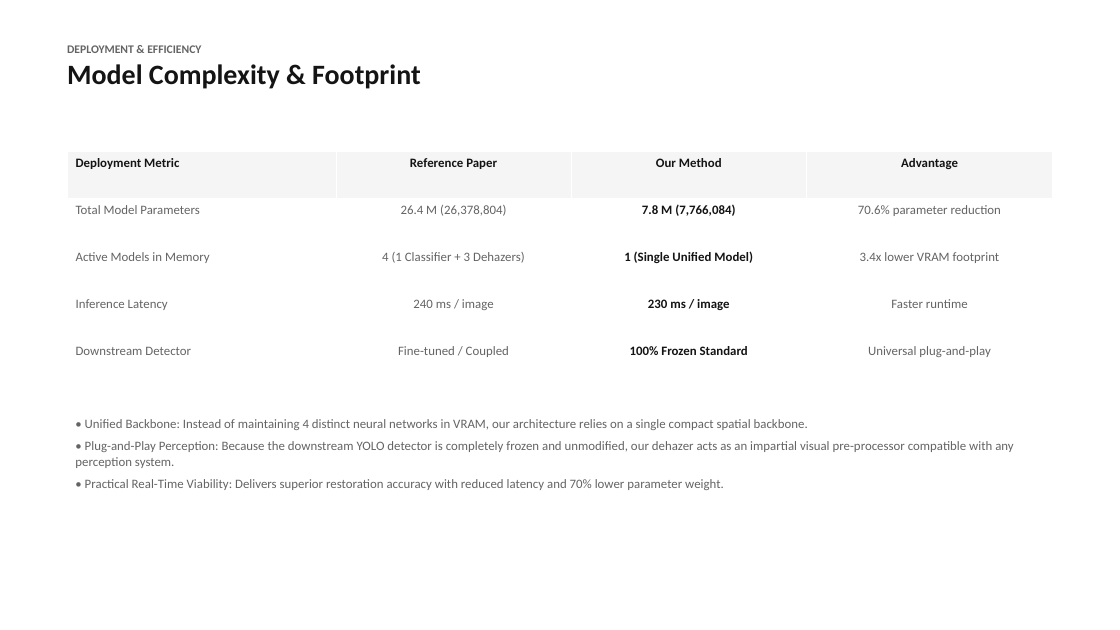
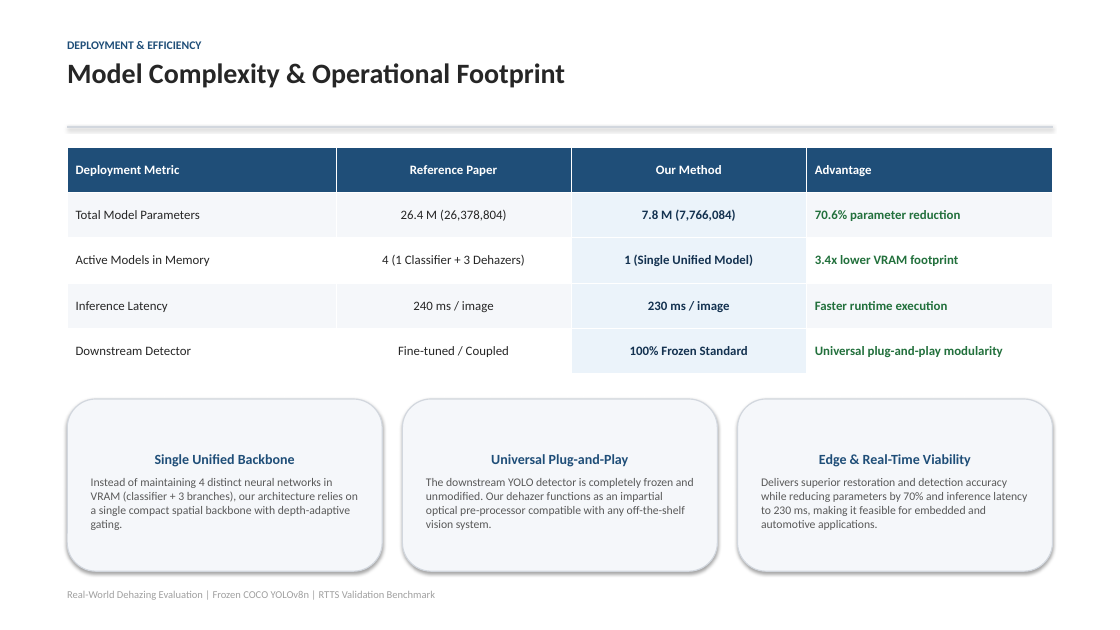
Before and after one commit to Somebody31/IP_Project, a slide deck: slide 5 of docs/reports/presentation.pptx. Drawn at 1120x630 pixels with LibreOffice and Linux fonts; fonts in the diff are those of the drawing. Boxes give left, top, right and bottom in pixels: in the first picture for what was removed or moved away, otherwise in the second. Text is boxed around its words. In the diff, an @@ line names an element or a change of style, - is before the commit and + after.

Commit message:
docs: update presentation.pptx to standard PowerPoint template formatting

```diff
--- a/docs/reports/presentation.pptx
+++ b/docs/reports/presentation.pptx
@@ text at [67,41,201,49]: text colour #646464 to #1F4E78 in "DEPLOYMENT & EFFICIENCY" @@
@@ text at [67,63,566,88]: text changed; text colour #141414 to #262626 @@
-Model Complexity & Footprint
+Model Complexity & Operational Footprint
@@ table at [67,147,1053,374] @@
-row 4, column 4: Faster runtime
+row 4, column 4: Faster runtime execution
-row 5, column 4: Universal plug-and-play
+row 5, column 4: Universal plug-and-play modularity
@@ fill #F5F5F5 to #1F4E78 in row 1 @@
@@ fill #FFFFFF to #F5F7FA in 6 cells @@
@@ fill #FFFFFF to #EBF3FA in 4 cells @@
@@ text colour #141414 to #FFFFFF in "Deployment Metric", "Reference Paper", "Our Method", "Advantage" @@
@@ text colour #646464 to #262626 in "Total Model Parameters", "26.4 M (26,378,804)", "Active Models in Memory", "4 (1 Classifier + 3 Dehazers)" and 4 more places @@
@@ text colour #141414 to #143250 in "7.8 M (7,766,084)", "1 (Single Unified Model)", "230 ms / image", "100% Frozen Standard" @@
@@ text colour #646464 to #22703C, bold on in "70.6% parameter reduction", "3.4x lower VRAM footprint" @@
@@ alignment centre to left @@
@@ table: place and size @@
-table at [67,151,1053,386]
+table at [67,147,1053,374]
@@ rectangle added at [67,126,1053,128], fill #D2D7DE, outline #D2D7DE 0.75 pt @@
@@ rounded rectangle added at [67,399,382,571], fill #F5F7FA, outline #D2D7DE 1 pt, 10 pt, text #595959 @@
+Single Unified Backbone
+Instead of maintaining 4 distinct neural networks in VRAM (classifier + 3 branches), our architecture relies on a single compact spatial backbone with depth-adaptive gating.
@@ rounded rectangle added at [402,399,718,571], fill #F5F7FA, outline #D2D7DE 1 pt, 10 pt, text #595959 @@
+Universal Plug-and-Play
+The downstream YOLO detector is completely frozen and unmodified. Our dehazer functions as an impartial optical pre-processor compatible with any off-the-shelf vision system.
@@ rounded rectangle added at [738,399,1053,571], fill #F5F7FA, outline #D2D7DE 1 pt, 10 pt, text #595959 @@
+Edge & Real-Time Viability
+Delivers superior restoration and detection accuracy while reducing parameters by 70% and inference latency to 230 ms, making it feasible for embedded and automotive applications.
@@ text at [67,591,435,600]: text changed; size 11 to 9 pt; text colour #646464 to #A0A0A0 @@
-• Unified Backbone: Instead of maintaining 4 distinct neural networks in VRAM, our architecture relies on a single compact spatial backbone.
-• Plug-and-Play Perception: Because the downstream YOLO detector is completely frozen and unmodified, our dehazer acts as an impartial visual pre-processor compatible with any perception system.
-• Practical Real-Time Viability: Delivers superior restoration accuracy with reduced latency and 70% lower parameter weight.
+Real-World Dehazing Evaluation | Frozen COCO YOLOv8n | RTTS Validation Benchmark
```
Also in this commit, not shown: 4 other slides changed, 1 other file.
